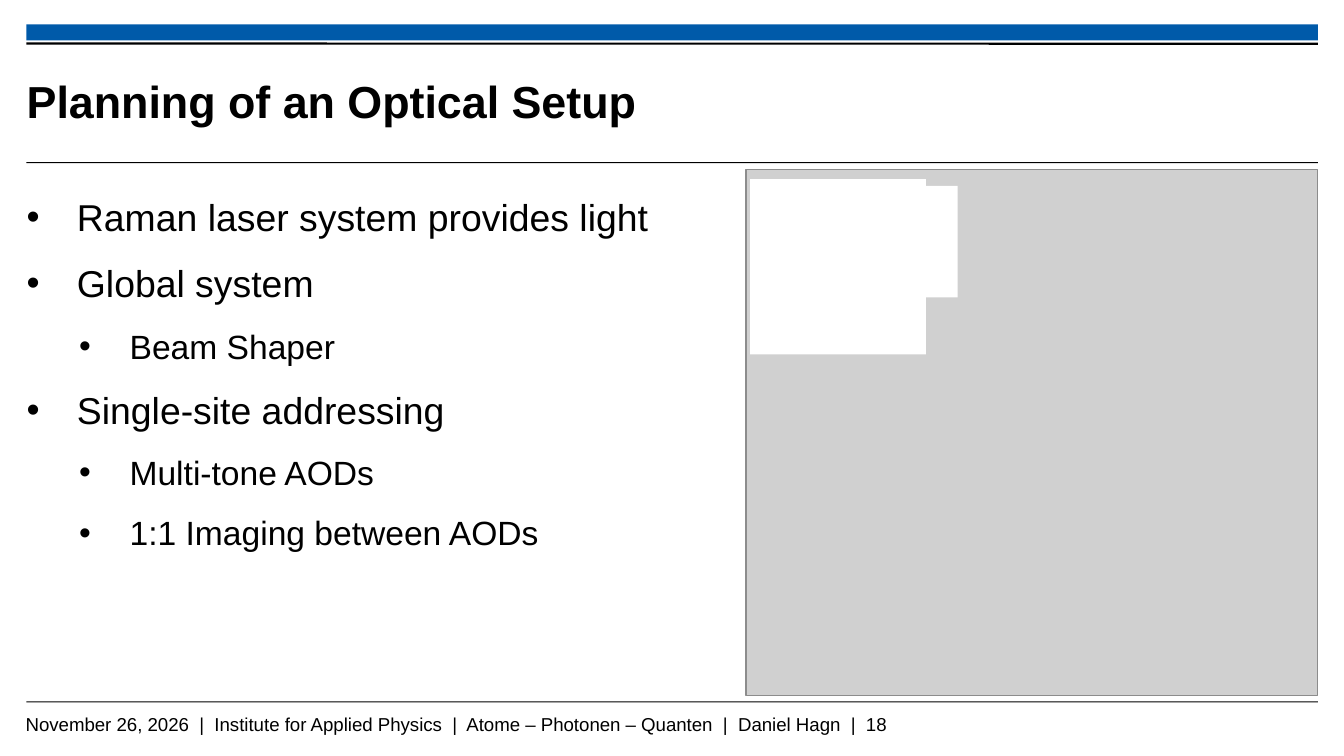
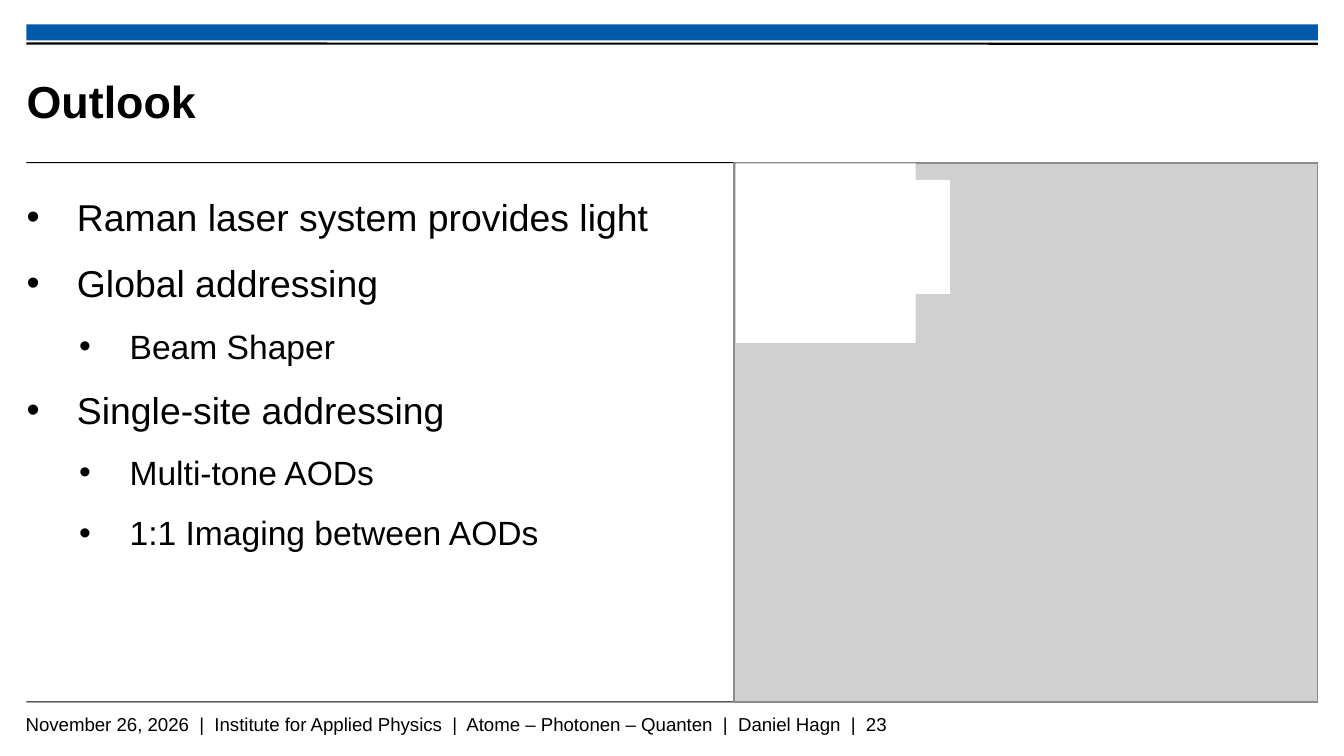
Before and after one commit to Daniel-Hagn-physik/Masterthesis_Backup, a slide deck: slide 23 of Hagn_Daniel_Mastervortrag.pptx (slide 18 before the commit). Drawn at 1344x756 pixels with LibreOffice and Linux fonts; fonts in the diff are those of the drawing; grey boxes stand for pictures; background and template pictures are left out. Boxes give left, top, right and bottom in pixels: in the first picture for what was removed or moved away, otherwise in the second. Text is boxed around its words. In the diff, an @@ line names an element or a change of style, - is before the commit and + after.

```diff
--- a/Hagn_Daniel_Mastervortrag.pptx
+++ b/Hagn_Daniel_Mastervortrag.pptx
@@ title at <box>27,85,196,119</box>: text changed @@
-Planning of an Optical Setup
+Outlook
@@ picture: place and size @@
-picture at <box>746,169,1317,695</box>
+picture at <box>734,163,1317,702</box>
@@ rectangle: place and size @@
-rectangle at <box>750,179,926,353</box>
+rectangle at <box>737,164,917,344</box>
@@ rectangle: place and size @@
-rectangle at <box>917,185,957,297</box>
+rectangle at <box>909,180,950,294</box>
@@ text at <box>77,270,378,305</box>: text changed @@
-• Global system
+• Global addressing
@@ text at <box>26,717,887,735</box>: text changed @@
-November 26, 2026 | Institute for Applied Physics | Atome – Photonen – Quanten | Daniel Hagn | 18
+November 26, 2026 | Institute for Applied Physics | Atome – Photonen – Quanten | Daniel Hagn | 23
```
Also in this commit, not shown: 5 other slides changed, 3 slides added, 2 slides removed.
